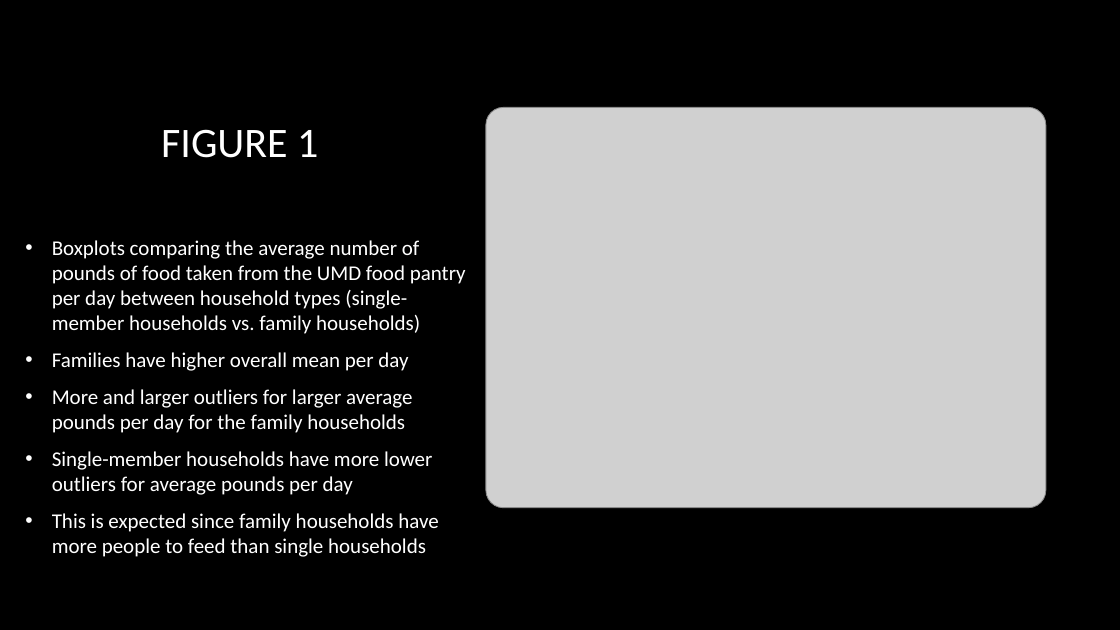
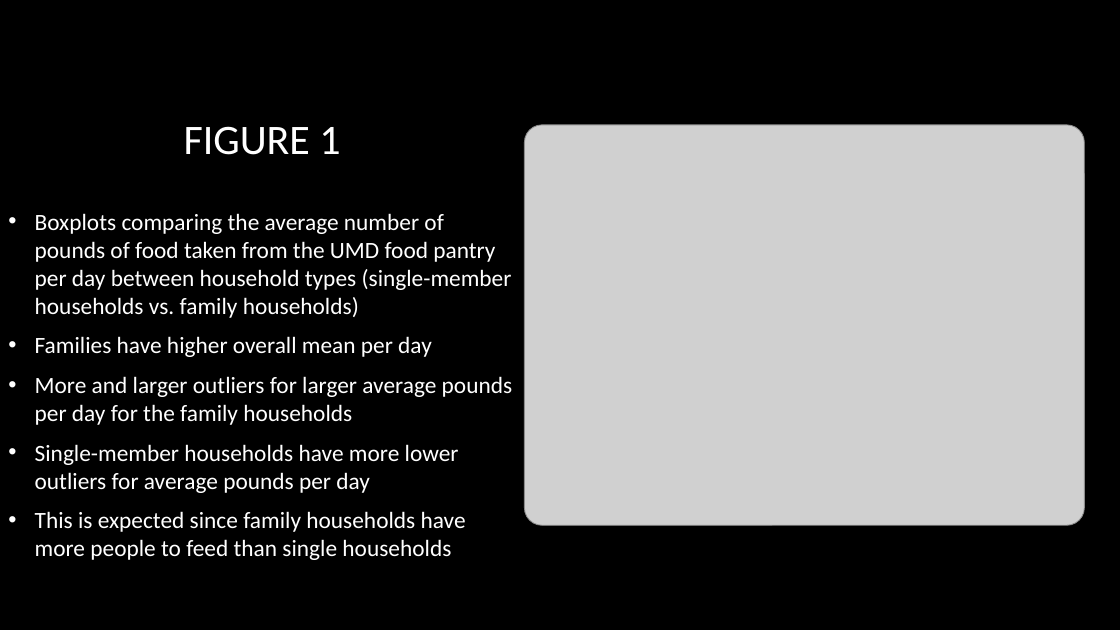
Before and after one commit to datasci611/bios611-projects-fall-2019-cwzhou, a slide deck: slide 6 of project_1/scripts/BIOS611_Project1_slides.pptx. Drawn at 1120x630 pixels with LibreOffice and Linux fonts; fonts in the diff are those of the drawing; grey boxes stand for pictures; background and template pictures are left out. Boxes give left, top, right and bottom in pixels: in the first picture for what was removed or moved away, otherwise in the second. Text is boxed around its words. In the diff, an @@ line names an element or a change of style, - is before the commit and + after.

```diff
--- a/project_1/scripts/BIOS611_Project1_slides.pptx
+++ b/project_1/scripts/BIOS611_Project1_slides.pptx
@@ title "FIGURE 1": place and size @@
-title "FIGURE 1" at (161,129,318,158)
+title "FIGURE 1" at (184,126,340,155)
@@ picture: place and size @@
-picture at (486,108,1046,508)
+picture at (524,125,1085,526)
@@ text "Boxplots comparing the average number ...": place and size @@
-text "Boxplots comparing the average number ..." at (52,240,466,557)
+text "Boxplots comparing the average number ..." at (35,213,513,560)
@@ text "Boxplots comparing the average number ..." at (35,213,513,560): size 18 to 20 pt @@
```
Also in this commit, not shown: 5 other slides changed, 1 other file.
